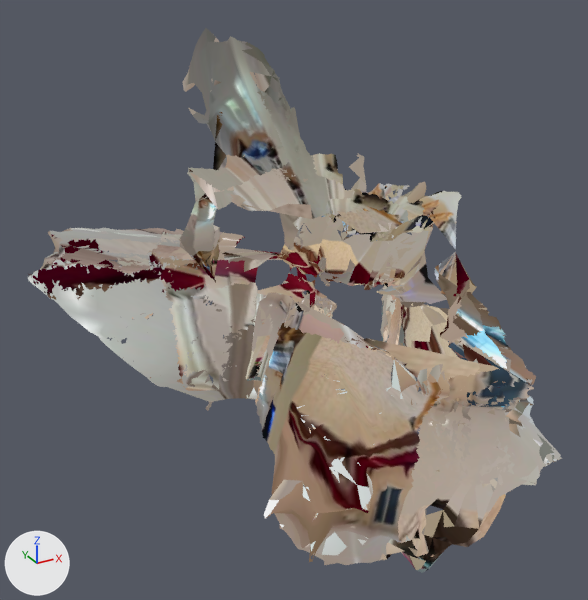
The glTF model assets/scans/a.glb: old version first, new version second.
Camera for both pictures: a 50 mm camera at (-11.75, -21.16, 10.97) aimed at (-0.49, -0.69, 0.74). Arrows for +X, +Y and +Z are at lower left; the lights stay in place. The older version comes first. Where no turn or scale is listed for an object, it has been applied to the vertices. Vertices at exactly the same position are counted once.
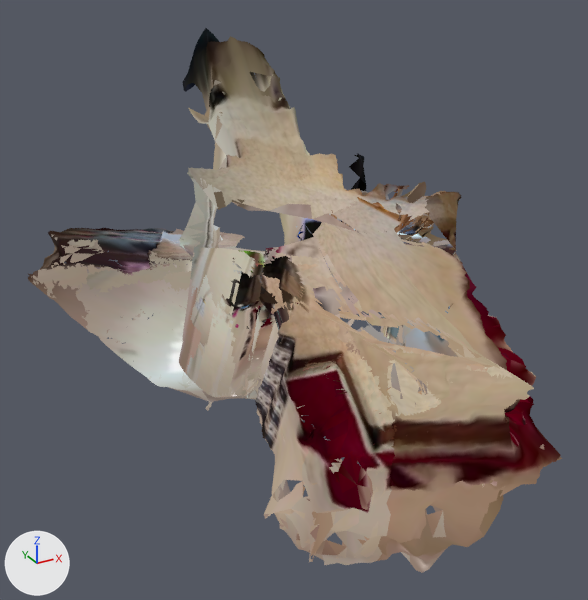
Patch to the scene script:
```diff
--- a/assets/scans/a.glb.py
+++ b/assets/scans/a.glb.py
@@ mat_material_0 @@
 n6 = _N.new('ShaderNodeMapping'); n6.name = 'Mapping'
-n6.inputs[1].default_value = (0.00235, -2.992, 0.0)  # 'Location'
-n6.inputs[3].default_value = (3.987, 3.99, 1.0)  # 'Scale'
+n6.inputs[1].default_value = (0.00192, -2.988, 0.0)  # 'Location'
+n6.inputs[3].default_value = (3.972, 3.985, 1.0)  # 'Scale'
 n7 = _N.new('ShaderNodeUVMap'); n7.name = 'UV Map'
@@ me_mesh_0 @@
 # used by ob_mesh_0; location = (-7.19, 9.25, -6.02)
-me_mesh_0.from_pydata(...)  # 42371 vertices, 83295 faces; spans x 0.0..13.0, y -19.2..0.0, z 0.0..14.4
+me_mesh_0.from_pydata(...)  # 51889 vertices, 99634 faces; spans x 0.0..13.0, y -19.2..0.0, z 0.0..14.4
+# me_mesh_0 part 1: 5563 vertices moved within x 0.0..12.9, y -19.2..-0.3, z 0.0..14.3; 99 vertices removed from x 2.4..10.5, y -18.9..-6.2, z 3.3..10.1; 9618 vertices added at x 2.5..10.7, y -18.9..-5.2, z 1.5..10.8
+# me_mesh_0 part 2: 35187 kept faces spanning x 0.0..13.0, y -19.2..0.0, z 0.1..14.4 get new texture (UV) coordinates
+# other edits to the shape of me_mesh_0 do not show in these pictures
 me_mesh_0.materials.append(mat_material_0)
```

Where the change shows, as pixel boxes (x1, y1, x2, y2) in the pictures (588 x 600 px):
'Mesh_0', surface changed, reshaped
    both: (28, 28, 562, 573)
part 1 of me_mesh_0, built on
    both: (28, 37, 558, 563)
part 2 of me_mesh_0, surface changed
    both: (30, 28, 562, 573)
